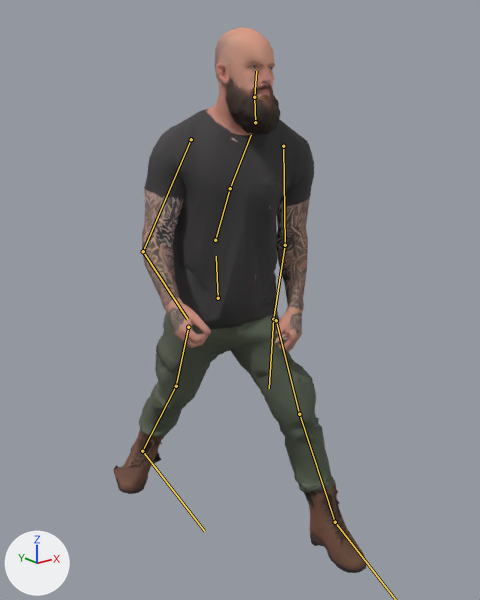
Two versions of the glTF model client/assets/citizens/inked-warrior.gltf, one commit apart.
Before and after are seen from a camera (50 mm lens) standing at (-1.332, -1.734, 1.608) and looking at (0.057, 0.001, 0.913). The axes (+X, +Y, +Z) are drawn at lower left. The lights are the same throughout. The older version comes first. Both versions are drawn at frame 8 of the action 'Walk'; the numbers are the values there. The bones that change, and the others that lie on the model, are drawn over the model as lines.

Objects in the first picture: 'inked-warrior'.
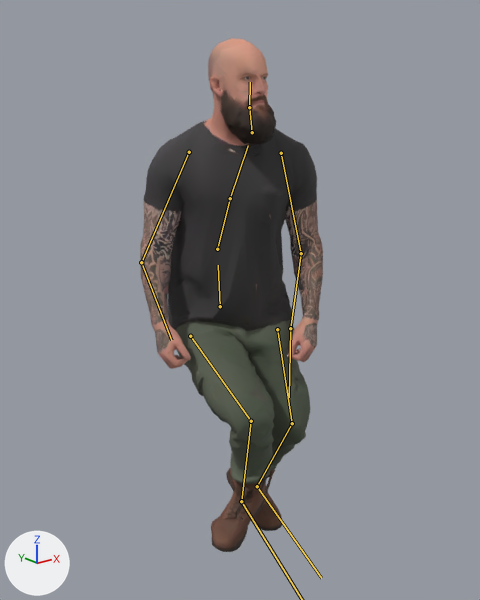
Boxes [x1, y1, x2, y2] around the edits, measured in the pictures (480 x 600 px):
```json
{"object": "inked-warrior", "change": "posed", "before": [114, 27, 367, 573], "after": [140, 38, 323, 552], "on screen": "28% narrower"}
{"bone": "hips", "before": "(218, 298) to (216, 256)", "after": "(220, 306) to (218, 265)"}
{"bone": "spine", "before": "(215, 240) to (230, 188)", "after": "(217, 249) to (230, 198)"}
{"bone": "chest", "before": "(230, 188) to (251, 135)", "after": "(230, 198) to (248, 145)"}
{"bone": "upperarm.L", "before": "(283, 146) to (285, 245)", "after": "(281, 153) to (301, 253)"}
{"bone": "forearm.L", "before": "(285, 245) to (273, 319)", "after": "(301, 253) to (290, 328)"}
{"bone": "upperarm.R", "before": "(191, 139) to (143, 251)", "after": "(189, 152) to (141, 262)"}
{"bone": "forearm.R", "before": "(143, 251) to (187, 319)", "after": "(141, 262) to (171, 340)"}
{"bone": "thigh.L", "before": "(276, 320) to (299, 414)", "after": "(277, 329) to (292, 423)"}
{"bone": "shin.L", "before": "(299, 414) to (335, 522)", "after": "(292, 423) to (257, 486)"}
{"bone": "thigh.R", "before": "(188, 327) to (176, 386)", "after": "(190, 336) to (251, 421)"}
{"bone": "shin.R", "before": "(176, 386) to (142, 451)", "after": "(251, 421) to (241, 501)"}
```

Edits to the scene script, one JSON object a line:
```json
{"block": "bone_hips", "where": "bone_hips = bpy.data.objects['inked-warrior_rig'].pose.bones['hips']"}
{"op": "set", "path": "bone_hips.location", "old": "(0.0, -0.019, 0.0)", "new": "(0.011, -0.053, -0.005)"}
{"op": "set", "path": "bone_hips.rotation_quaternion", "old": "(0.999, 0.0, 0.038, 0.0)", "new": "(1.0, -0.001, 0.019, 0.002)", "note": "degrees (0, 4, 0) -> degrees (0, 2, 0)"}
{"block": "bone_spine", "where": "bone_spine = bpy.data.objects['inked-warrior_rig'].pose.bones['spine']  # child of 'hips'"}
{"op": "set", "path": "bone_spine.rotation_quaternion", "old": "(1.0, 0.026, 0.0, 0.0)", "new": "(1.0, 0.017, 0.001, 0.0)", "note": "degrees (3, 0, 0) -> degrees (2, 0, 0)"}
{"block": "bone_chest", "where": "bone_chest = bpy.data.objects['inked-warrior_rig'].pose.bones['chest']  # child of 'spine'"}
{"op": "set", "path": "bone_chest.rotation_quaternion", "old": "(0.999, 0.0, -0.053, 0.0)", "new": "(1.0, 0.0, -0.025, 0.012)", "note": "degrees (0, -6, 0) -> degrees (0, -3, 1)"}
{"block": "bone_upperarm_l", "where": "bone_upperarm_l = bpy.data.objects['inked-warrior_rig'].pose.bones['upperarm.L']  # child of 'chest'"}
{"op": "set", "path": "bone_upperarm_l.rotation_quaternion", "old": "(0.995, 0.098, 0.0, 0.0)", "new": "(1.0, 0.009, 0.002, 0.0)", "note": "degrees (11, 0, 0) -> degrees (1, 0, 0)"}
{"block": "bone_forearm_l", "where": "bone_forearm_l = bpy.data.objects['inked-warrior_rig'].pose.bones['forearm.L']  # child of 'upperarm.L'"}
{"op": "set", "path": "bone_forearm_l.rotation_quaternion", "old": "(0.993, -0.122, 0.0, 0.0)", "new": "(1.0, -0.028, 0.007, 0.0)", "note": "degrees (-14, 0, 0) -> degrees (-3, 1, 0)"}
{"block": "bone_upperarm_r", "where": "bone_upperarm_r = bpy.data.objects['inked-warrior_rig'].pose.bones['upperarm.R']  # child of 'chest'"}
{"op": "set", "path": "bone_upperarm_r.rotation_quaternion", "old": "(0.995, -0.098, 0.0, 0.0)", "new": "(0.999, -0.049, 0.022, 0.0)", "note": "degrees (-11, 0, 0) -> degrees (-6, 3, 0)"}
{"block": "bone_forearm_r", "where": "bone_forearm_r = bpy.data.objects['inked-warrior_rig'].pose.bones['forearm.R']  # child of 'upperarm.R'"}
{"op": "set", "path": "bone_forearm_r.rotation_quaternion", "old": "(0.983, -0.182, 0.0, 0.0)", "new": "(0.999, -0.041, -0.003, 0.0)", "note": "degrees (-21, 0, 0) -> degrees (-5, 0, 0)"}
{"block": "bone_thigh_l", "where": "bone_thigh_l = bpy.data.objects['inked-warrior_rig'].pose.bones['thigh.L']  # child of 'hips'"}
{"op": "set", "path": "bone_thigh_l.rotation_quaternion", "old": "(0.984, -0.18, 0.0, 0.0)", "new": "(-0.99, 0.14, 0.0, -0.03)", "note": "degrees (-21, 0, 0) -> degrees (-16, 0, 3)"}
{"block": "bone_shin_l", "where": "bone_shin_l = bpy.data.objects['inked-warrior_rig'].pose.bones['shin.L']  # child of 'thigh.L'"}
{"op": "set", "path": "bone_shin_l.rotation_quaternion", "old": "(0.999, 0.044, 0.0, 0.0)", "new": "(0.903, 0.429, 0.0, -0.009)", "note": "degrees (5, 0, 0) -> degrees (51, 0, -1)"}
{"block": "bone_foot_l", "where": "bone_foot_l = bpy.data.objects['inked-warrior_rig'].pose.bones['foot.L']  # child of 'shin.L'"}
{"op": "set", "path": "bone_foot_l.rotation_quaternion", "old": "(0.989, 0.148, 0.0, 0.0)", "new": "(0.954, -0.296, 0.047, 0.021)", "note": "degrees (17, 0, 0) -> degrees (-34, 6, 1)"}
{"block": "bone_thigh_r", "where": "bone_thigh_r = bpy.data.objects['inked-warrior_rig'].pose.bones['thigh.R']  # child of 'hips'"}
{"op": "set", "path": "bone_thigh_r.rotation_quaternion", "old": "(0.984, 0.18, 0.0, 0.0)", "new": "(-0.857, 0.515, 0.0, -0.027)", "note": "degrees (21, 0, 0) -> degrees (-62, 2, 3)"}
{"block": "bone_shin_r", "where": "bone_shin_r = bpy.data.objects['inked-warrior_rig'].pose.bones['shin.R']  # child of 'thigh.R'"}
{"op": "set", "path": "bone_shin_r.rotation_quaternion", "old": "(0.996, 0.089, 0.0, 0.0)", "new": "(0.769, 0.638, 0.0, -0.038)", "note": "degrees (10, 0, 0) -> degrees (79, 3, -3)"}
{"block": "bone_foot_r", "where": "bone_foot_r = bpy.data.objects['inked-warrior_rig'].pose.bones['foot.R']  # child of 'shin.R'"}
{"op": "set", "path": "bone_foot_r.rotation_quaternion", "old": "(0.969, -0.246, 0.0, 0.0)", "new": "(0.985, -0.115, -0.118, -0.045)", "note": "degrees (-28, 0, 0) -> degrees (-13, -14, -4)"}
```
